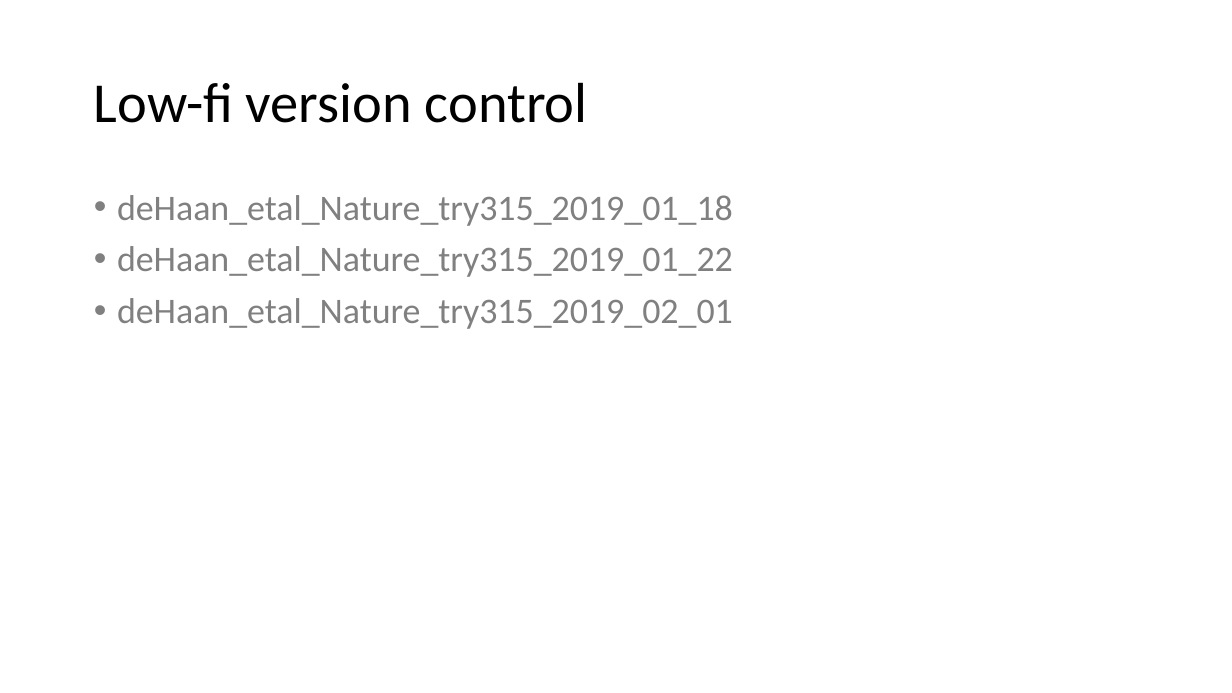
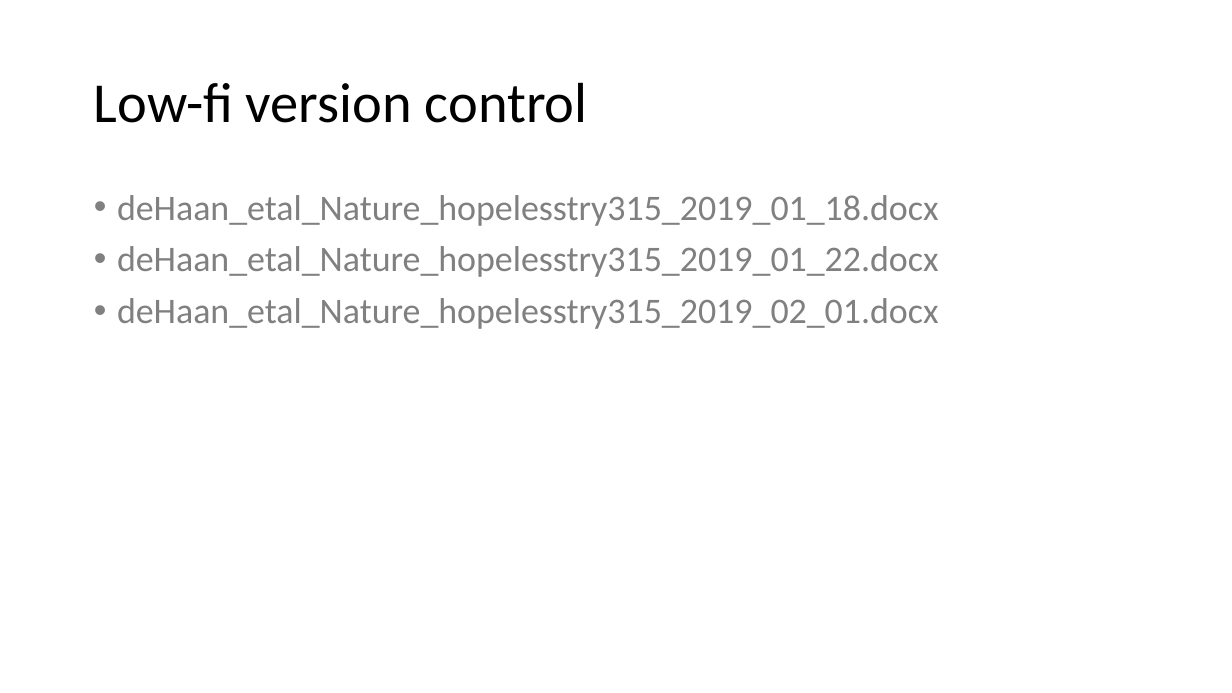
Before and after one commit to VHP4Safety/github_intro_training, a slide deck: slide 9 of powerpoints/github_part1.pptx. Drawn at 1232x693 pixels with LibreOffice and Linux fonts; fonts in the diff are those of the drawing. Boxes give left, top, right and bottom in pixels: in the first picture for what was removed or moved away, otherwise in the second. Text is boxed around its words. In the diff, an @@ line names an element or a change of style, - is before the commit and + after.

```diff
--- a/powerpoints/github_part1.pptx
+++ b/powerpoints/github_part1.pptx
@@ text at bbox=[117, 195, 939, 329]: text changed @@
-• deHaan_etal_Nature_try315_2019_01_18
-• deHaan_etal_Nature_try315_2019_01_22
-• deHaan_etal_Nature_try315_2019_02_01
+• deHaan_etal_Nature_hopelesstry315_2019_01_18.docx
+• deHaan_etal_Nature_hopelesstry315_2019_01_22.docx
+• deHaan_etal_Nature_hopelesstry315_2019_02_01.docx
```
Also in this commit, not shown: 6 other slides changed, 1 slide removed, 8 other files.
